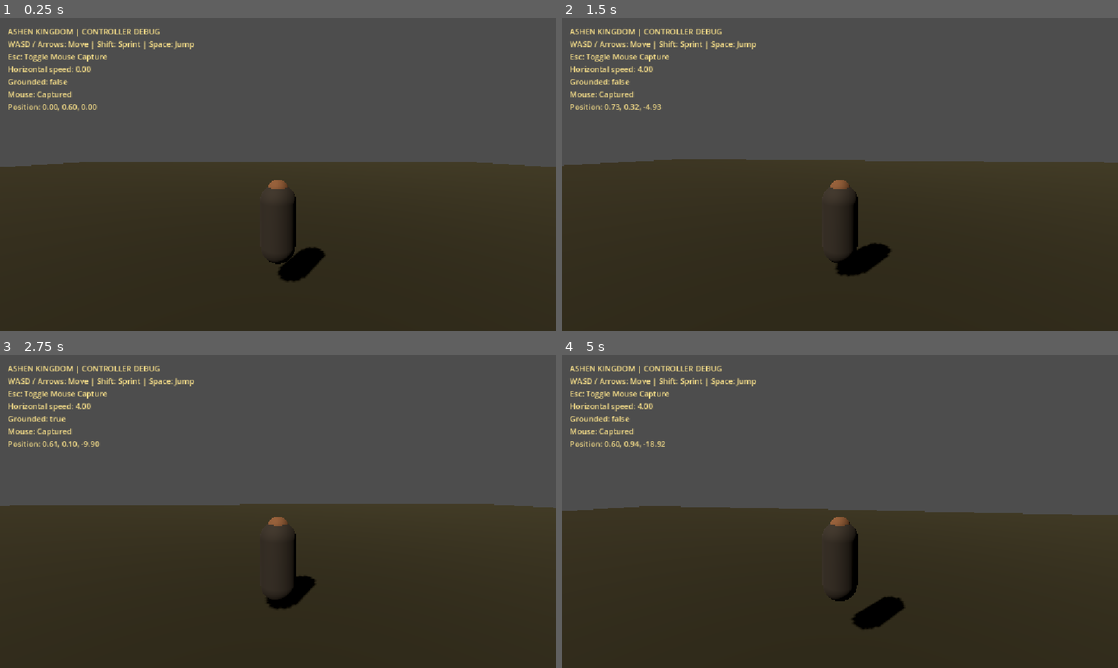
Above: before the commit, frames 1-4 (two rows, left to right).
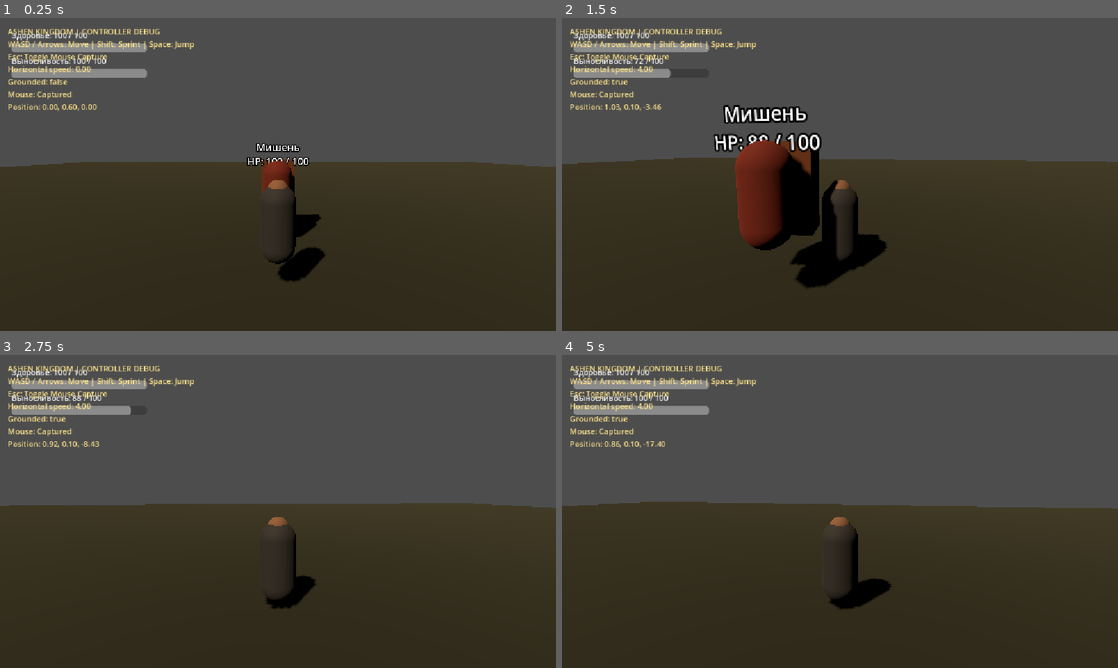
Above: after the commit, the same moments.

Repository: bobl5522/AshenKingdom
Game: Godot game, scene res://village.tscn
Same seed, same stepped clock (60 frames per second), same inputs: the game is played once before the commit and once after it.
Inputs (mouse positions are in pixels of both pictures, inside the frame that each line leads up to):
- Up to frame 1 (0.25 s): no input
- Up to frame 2 (1.5 s): tap Enter at 0.5 s; move the mouse to (867, 174) at 0.52 s; hold Shift (sprint) 0.53-1.28 s; hold W (move_forward) from 0.53 s (still down); click (867, 174) at 0.67 s; tap Space (jump) at 0.77, 1.07 s; tap E (interact, bound only after the commit) at 0.8, 1.35 s; move the mouse to (812, 174) at 1.27 s; click (812, 174) at 1.42 s
- Up to frame 3 (2.75 s): keep holding W (move_forward); tap Space (jump) at 1.52, 1.82 s; tap Q at 1.55, 2.1 s; move the mouse to (289, 505) at 2.02 s; click (289, 505) at 2.17 s; tap R at 2.3 s
- Up to frame 4 (5 s): keep holding W (move_forward); move the mouse to (834, 517) at 2.77 s; tap R at 2.85 s; click (834, 517) at 2.92 s; tap Space (jump) at 3.02, 3.05, 3.32, 4.52, 4.82 s; move the mouse to (878, 514) at 3.52 s; hold Space (jump) 3.53-4.28 s; click (878, 514) at 3.67 s; tap Shift (sprint) at 3.8, 4.35 s; move the mouse to (795, 508) at 4.27 s; click (795, 508) at 4.42 s; tap E (interact, bound only after the commit) at 4.55 s

The runs differ from the first frame. In frame 1, 2.6% of the frame differs, in the area x 2-58%, y 4-70%; in frame 2, 9.1%, in the area x 0-100%, y 4-87%; in frame 3, 1.6%; in frame 4, 4.4%.

Commit message:
Implement player stats, interactions and combat foundation

Diff:
--- /dev/null
+++ b/combat_controller.gd
@@ -0,0 +1,152 @@
+extends Node
+
+## Базовая система ближнего боя.
+## ЛКМ — быстрая атака, ПКМ — тяжёлая атака, Q — блок.
+
+@export var light_damage: float = 12.0
+@export var heavy_damage: float = 28.0
+@export var light_stamina_cost: float = 8.0
+@export var heavy_stamina_cost: float = 20.0
+@export var attack_range: float = 2.6
+@export var attack_radius: float = 1.0
+@export var attack_cooldown: float = 0.38
+
+var _player: CharacterBody3D
+var _stats: Node
+var _cooldown_remaining: float = 0.0
+var _blocking: bool = false
+
+
+func _ready() -> void:
+    _player = get_parent() as CharacterBody3D
+
+    if _player == null:
+        push_error("CombatController должен быть дочерним узлом CharacterBody3D.")
+        set_process_unhandled_input(false)
+        set_physics_process(false)
+        return
+
+    _stats = _player.get_node_or_null("PlayerStats")
+
+    if _stats == null:
+        push_warning("CombatController: узел PlayerStats пока не найден.")
+
+
+func _physics_process(delta: float) -> void:
+    _cooldown_remaining = maxf(0.0, _cooldown_remaining - delta)
+
+
+func _unhandled_input(event: InputEvent) -> void:
+    if _player == null:
+        return
+
+    if event is InputEventMouseButton:
+        var mouse_event := event as InputEventMouseButton
+
+        if not mouse_event.pressed:
+            return
+
+        if Input.mouse_mode != Input.MOUSE_MODE_CAPTURED:
+            return
+
+        match mouse_event.button_index:
+            MOUSE_BUTTON_LEFT:
+                _try_attack(false)
+                get_viewport().set_input_as_handled()
+            MOUSE_BUTTON_RIGHT:
+                _try_attack(true)
+                get_viewport().set_input_as_handled()
+
+    elif event is InputEventKey:
+        var key_event := event as InputEventKey
+
+        if key_event.keycode == KEY_Q:
+            _blocking = key_event.pressed and not key_event.echo
+            get_viewport().set_input_as_handled()
+
+
+func _try_attack(is_heavy: bool) -> void:
+    if _cooldown_remaining > 0.0:
+        return
+
+    if _stats != null and _stats.has_method("is_alive"):
+        if not bool(_stats.call("is_alive")):
+            return
+
+    var stamina_cost := heavy_stamina_cost if is_heavy else light_stamina_cost
+
+    if _stats != null and _stats.has_method("try_consume_stamina"):
+        var consumed: bool = bool(
+            _stats.call("try_consume_stamina", stamina_cost)
+        )
+
+        if not consumed:
+            print("[БОЙ] Недостаточно выносливости.")
+            return
+
+    _cooldown_remaining = attack_cooldown
+
+    var damage := heavy_damage if is_heavy else light_damage
+    var attack_name := "тяжёлая" if is_heavy else "быстрая"
+
+    print("[БОЙ] ", attack_name, " атака. Урон: ", damage)
+    _perform_hit(damage)
+
+
+func _perform_hit(damage: float) -> void:
+    var space_state := _player.get_world_3d().direct_space_state
+    var forward := -_player.global_transform.basis.z.normalized()
+    var hit_center := (
+        _player.global_position
+        + Vector3.UP
+        + forward * attack_range * 0.65
+    )
+
+    var sphere := SphereShape3D.new()
+    sphere.radius = attack_radius
+
+    var query := PhysicsShapeQueryParameters3D.new()
+    query.shape = sphere
+    query.transform = Transform3D(Basis.IDENTITY, hit_center)
+    query.collision_mask = 0xFFFFFFFF
+    query.exclude = [_player.get_rid()]
+    query.collide_with_bodies = true
+    query.collide_with_areas = true
+
+    var results := space_state.intersect_shape(query, 32)
+    var damaged_targets: Array[Node] = []
+
+    for result in results:
+        var collider: Object = result.get("collider")
+
+        if not collider is Node:
+            continue
+
+        var target := _find_enemy_root(collider as Node)
+
+        if target == null or damaged_targets.has(target):
+            continue
+
+        if target.has_method("apply_damage"):
+            damaged_targets.append(target)
+            target.call("apply_damage", damage)
+
+
+func _find_enemy_root(node: Node) -> Node:
+    var current: Node = node
+
+    while current != null and current != _player:
+        if current.is_in_group("enemies"):
+            return current
+        current = current.get_parent()
+
+    return null
+
+
+func is_blocking() -> bool:
+    return _blocking
+
+
+func get_incoming_damage_multiplier() -> float:
+    # Подготовка к подключению вражеских атак на следующем этапе.
+    return 0.35 if _blocking else 1.0
--- /dev/null
+++ b/combat_test_target.gd
@@ -0,0 +1,78 @@
+extends Node3D
+
+@export var max_health: float = 100.0
+
+var health: float = 100.0
+var _health_label: Label3D
+
+
+func _ready() -> void:
+    add_to_group("enemies")
+    add_to_group("combat_test_target")
+
+    health = max_health
+    _create_visuals()
+    _create_collision()
+    _update_label()
+
+    print("[БОЙ] Тренировочная мишень создана. Здоровье: ", health)
+
+
+func _create_visuals() -> void:
+    var mesh_instance := MeshInstance3D.new()
+    var capsule := CapsuleMesh.new()
+    capsule.radius = 0.45
+    capsule.height = 1.8
+    mesh_instance.mesh = capsule
+    mesh_instance.position = Vector3(0.0, 0.9, 0.0)
+
+    var material := StandardMaterial3D.new()
+    material.albedo_color = Color(0.45, 0.16, 0.12)
+    material.roughness = 0.9
+    capsule.material = material
+
+    add_child(mesh_instance)
+
+    _health_label = Label3D.new()
+    _health_label.position = Vector3(0.0, 2.0, 0.0)
+    _health_label.font_size = 32
+    _health_label.pixel_size = 0.01
+    add_child(_health_label)
+
+
+func _create_collision() -> void:
+    var body := StaticBody3D.new()
+    body.name = "TargetBody"
+    body.collision_layer = 1
+    body.collision_mask = 1
+    add_child(body)
+
+    var collision := CollisionShape3D.new()
+    var capsule_shape := CapsuleShape3D.new()
+    capsule_shape.radius = 0.45
+    capsule_shape.height = 1.8
+    collision.shape = capsule_shape
+    collision.position = Vector3(0.0, 0.9, 0.0)
+    body.add_child(collision)
+
+
+func apply_damage(amount: float) -> void:
+    if health <= 0.0:
+        return
+
+    health = maxf(0.0, health - amount)
+    _update_label()
+
+    print("[БОЙ] Мишень получила ", amount, " урона. Осталось HP: ", health)
+
+    if health <= 0.0:
+        print("[БОЙ] Мишень уничтожена.")
+        queue_free()
+
+
+func _update_label() -> void:
+    if _health_label != null:
+        _health_label.text = "Мишень\nHP: %d / %d" % [
+            int(health),
+            int(max_health)
+        ]
--- /dev/null
+++ b/interactable_object.gd
@@ -0,0 +1,24 @@
+extends StaticBody3D
+
+var activated: bool = false
+
+func get_interaction_prompt() -> String:
+    if activated:
+        return "Объект уже активирован"
+    return "Осмотреть древний артефакт"
+
+func interact(_actor: Node) -> void:
+    if activated:
+        print("[Interaction] Артефакт уже активирован.")
+        return
+
+    activated = true
+
+    var mesh := get_node_or_null("MeshInstance3D") as MeshInstance3D
+    if mesh != null:
+        var material := StandardMaterial3D.new()
+        material.albedo_color = Color(0.20, 0.80, 0.35)
+        material.roughness = 0.65
+        mesh.material_override = material
+
+    print("[Interaction] Древний артефакт активирован!")
--- /dev/null
+++ b/interaction_controller.gd
@@ -0,0 +1,125 @@
+extends Node3D
+
+@export_range(1.0, 10.0, 0.5) var interaction_distance: float = 4.0
+@export_flags_3d_physics var collision_mask: int = 1
+
+var actor: CharacterBody3D
+var prompt_label: Label
+var current_target: Object
+
+func _ready() -> void:
+    actor = get_parent() as CharacterBody3D
+    _ensure_interaction_input()
+    _create_prompt_ui()
+
+func _ensure_interaction_input() -> void:
+    if not InputMap.has_action("interact"):
+        InputMap.add_action("interact")
+
+    var has_e_key := false
+
+    for event in InputMap.action_get_events("interact"):
+        if event is InputEventKey:
+            if event.physical_keycode == KEY_E:
+                has_e_key = true
+                break
+
+    if not has_e_key:
+        var key_event := InputEventKey.new()
+        key_event.physical_keycode = KEY_E
+        InputMap.action_add_event("interact", key_event)
+
+func _create_prompt_ui() -> void:
+    var layer := CanvasLayer.new()
+    layer.name = "InteractionUI"
+    add_child(layer)
+
+    prompt_label = Label.new()
+    prompt_label.name = "InteractionPrompt"
+    prompt_label.horizontal_alignment = HORIZONTAL_ALIGNMENT_CENTER
+    prompt_label.vertical_alignment = VERTICAL_ALIGNMENT_CENTER
+    prompt_label.set_anchors_preset(Control.PRESET_CENTER_BOTTOM)
+    prompt_label.position = Vector2(-220.0, -115.0)
+    prompt_label.size = Vector2(440.0, 42.0)
+    prompt_label.add_theme_font_size_override("font_size", 18)
+    prompt_label.add_theme_color_override(
+        "font_color",
+        Color(0.95, 0.88, 0.68)
+    )
+    prompt_label.visible = false
+    layer.add_child(prompt_label)
+
+func _physics_process(_delta: float) -> void:
+    _update_target()
+
+func _update_target() -> void:
+    current_target = null
+
+    if actor == null or not is_instance_valid(actor):
+        _hide_prompt()
+        return
+
+    var camera := get_viewport().get_camera_3d()
+    if camera == null:
+        _hide_prompt()
+        return
+
+    var ray_origin: Vector3 = camera.global_position
+    var ray_direction: Vector3 = -camera.global_transform.basis.z
+    var ray_end: Vector3 = ray_origin + ray_direction * interaction_distance
+
+    var query := PhysicsRayQueryParameters3D.create(
+        ray_origin,
+        ray_end,
+        collision_mask
+    )
+    query.exclude = [actor.get_rid()]
+    query.collide_with_bodies = true
+    query.collide_with_areas = true
+
+    var hit := get_world_3d().direct_space_state.intersect_ray(query)
+
+    if hit.is_empty():
+        _hide_prompt()
+        return
+
+    var collider: Object = hit.get("collider")
+
+    if collider == null:
+        _hide_prompt()
+        return
+
+    if not collider.has_method("get_interaction_prompt"):
+        _hide_prompt()
+        return
+
+    if not collider.has_method("interact"):
+        _hide_prompt()
+        return
+
+    current_target = collider
+    prompt_label.text = "[E] " + str(
+        collider.call("get_interaction_prompt")
+    )
+    prompt_label.visible = true
+
+func _unhandled_input(event: InputEvent) -> void:
+    if not event.is_action_pressed("interact"):
+        return
+
+    if event.is_echo():
+        return
+
+    if current_target == null or not is_instance_valid(current_target):
+        return
+
+    if not current_target.has_method("interact"):
+        return
+
+    current_target.call("interact", actor)
+
+func _hide_prompt() -> void:
+    current_target = null
+
+    if is_instance_valid(prompt_label):
+        prompt_label.visible = false
--- a/player.gd
+++ b/player.gd
@@ -1,12 +1,22 @@
 extends CharacterBody3D
 
 const PLAYER_CAMERA_SCRIPT = preload("res://player_camera.gd")
-
 const PLAYER_DEBUG_UI_SCRIPT = preload("res://player_debug_ui.gd")
+const PLAYER_INTERACTION_SCRIPT = preload("res://interaction_controller.gd")
 
 @export var movement_config: PlayerConfig = preload("res://player_config.tres")
+
+@export_group("Jump")
+@export_range(0.0, 0.3, 0.01) var jump_buffer_duration: float = 0.12
+@export_range(0.0, 0.3, 0.01) var coyote_time_duration: float = 0.10
+@export_range(0.1, 1.0, 0.05) var jump_release_multiplier: float = 0.45
+
+@export_group("Air Control")
+@export_range(0.0, 1.0, 0.05) var air_control_multiplier: float = 0.45
+
 var debug_ui: CanvasLayer
-var jump_requested: bool = false
+var jump_buffer_remaining: float = 0.0
+var coyote_time_remaining: float = 0.0
 
 
 func _ready() -> void:
@@ -15,6 +25,11 @@
     _create_visuals()
     _create_camera_controller()
     _create_debug_ui()
+    _create_player_stats()
+    _create_interaction_controller()
+    _create_interaction_test_object()
+    _create_combat_controller()
+    _create_combat_test_target()
     Input.mouse_mode = Input.MOUSE_MODE_CAPTURED
 
 
@@ -75,9 +90,85 @@
     add_child(debug_ui)
 
 
+func _create_interaction_controller() -> void:
+    var interaction_controller := Node3D.new()
+    interaction_controller.name = "InteractionController"
+    interaction_controller.set_script(PLAYER_INTERACTION_SCRIPT)
+    add_child(interaction_controller)
+
+func _create_interaction_test_object() -> void:
+    var world := get_tree().current_scene
+
+    if world == null:
+        push_warning("Interaction test object: current_scene РѕС‚СЃСѓС‚СЃС‚РІСѓРµС‚.")
+        return
+
+    if world.get_node_or_null("InteractionTestObject") != null:
+        return
+
+    var target := StaticBody3D.new()
+    target.name = "InteractionTestObject"
+    target.set_script(preload("res://interactable_object.gd"))
+    target.collision_layer = 1
+    target.collision_mask = 1
+    target.add_to_group("interactable")
+
+    var collision := CollisionShape3D.new()
+    collision.name = "CollisionShape3D"
+
+    var box_shape := BoxShape3D.new()
+    box_shape.size = Vector3(1.2, 1.8, 0.6)
+    collision.shape = box_shape
+    collision.position.y = 0.9
+    target.add_child(collision)
+
+    var mesh := MeshInstance3D.new()
+    mesh.name = "MeshInstance3D"
+
+    var box_mesh := BoxMesh.new()
+    box_mesh.size = Vector3(1.2, 1.8, 0.6)
+    mesh.mesh = box_mesh
+
+    var material := StandardMaterial3D.new()
+    material.albedo_color = Color(0.45, 0.25, 0.12)
+    material.roughness = 0.75
+    mesh.material_override = material
+    mesh.position.y = 0.9
+    target.add_child(mesh)
+
+    var target_position: Vector3 = (
+        global_position - global_transform.basis.z * 3.0
+    )
+
+    # Р”РѕР±Р°РІР»СЏРµРј РѕР±СЉРµРєС‚ РїРѕСЃР»Рµ Р·Р°РІРµСЂС€РµРЅРёСЏ РЅР°СЃС‚СЂРѕР№РєРё РґРµСЂРµРІР° СЃС†РµРЅС‹.
+    call_deferred(
+        "_attach_interaction_test_object",
+        world,
+        target,
+        target_position
+    )
+
+
+func _attach_interaction_test_object(
+    world: Node,
+    target: StaticBody3D,
+    target_position: Vector3
+) -> void:
+    if not is_instance_valid(world) or not is_instance_valid(target):
+        return
+
+    if target.is_inside_tree():
+        return
+
+    world.add_child(target)
+    target.global_position = target_position
 func _unhandled_input(event: InputEvent) -> void:
     if event.is_action_pressed("jump", false):
-        jump_requested = true
+        jump_buffer_remaining = jump_buffer_duration
+
+    if event.is_action_released("jump"):
+        if velocity.y > 0.0:
+            velocity.y *= jump_release_multiplier
 
     if event.is_action_pressed("toggle_mouse_capture", false):
         if Input.mouse_mode == Input.MOUSE_MODE_CAPTURED:
@@ -87,13 +178,31 @@
 
 
 func _physics_process(delta: float) -> void:
+    _update_jump_timers(delta)
     _apply_gravity(delta)
-    _handle_jump()
+    _handle_jump(delta)
     _handle_horizontal_movement(delta)
+
     move_and_slide()
 
     if is_instance_valid(debug_ui):
         debug_ui.update_debug(self)
+
+
+func _update_jump_timers(delta: float) -> void:
+    if is_on_floor():
+        coyote_time_remaining = coyote_time_duration
+    else:
+        coyote_time_remaining = maxf(
+            coyote_time_remaining - delta,
+            0.0
+        )
+
+    if jump_buffer_remaining > 0.0:
+        jump_buffer_remaining = maxf(
+            jump_buffer_remaining - delta,
+            0.0
+        )
 
 
 func _apply_gravity(delta: float) -> void:
@@ -103,11 +212,17 @@
         velocity.y = 0.0
 
 
-func _handle_jump() -> void:
-    if jump_requested and is_on_floor():
-        velocity.y = movement_config.jump_velocity
-
-    jump_requested = false
+func _handle_jump(_delta: float) -> void:
+    if jump_buffer_remaining <= 0.0:
+        return
+
+    var can_jump := is_on_floor() or coyote_time_remaining > 0.0
+    if not can_jump:
+        return
+
+    velocity.y = movement_config.jump_velocity
+    jump_buffer_remaining = 0.0
+    coyote_time_remaining = 0.0
 
 
 func _handle_horizontal_movement(delta: float) -> void:
@@ -117,8 +232,18 @@
         "move_forward",
         "move_backward"
     )
+
     var sprinting := Input.is_action_pressed("sprint")
-
+    var stats := get_node_or_null("PlayerStats")
+    if stats != null and not stats.is_alive():
+        velocity.x = 0.0
+        velocity.z = 0.0
+        stats.set_sprinting(false)
+        return
+    if sprinting and stats != null:
+        sprinting = stats.try_consume_stamina(22.0 * delta)
+    if stats != null:
+        stats.set_sprinting(sprinting)
     var move_direction := (
         transform.basis * Vector3(input_vector.x, 0.0, input_vector.y)
     ).normalized()
@@ -128,14 +253,81 @@
         if sprinting
         else movement_config.walk_speed
     )
+
+    var has_input := input_vector.length_squared() > 0.0
     var acceleration_rate: float = (
         movement_config.acceleration
-        if input_vector.length_squared() > 0.0
+        if has_input
         else movement_config.deceleration
     )
+
+    if not is_on_floor():
+        acceleration_rate *= air_control_multiplier
 
     var target_x := move_direction.x * target_speed
     var target_z := move_direction.z * target_speed
 
-    velocity.x = move_toward(velocity.x, target_x, acceleration_rate * delta)
-    velocity.z = move_toward(velocity.z, target_z, acceleration_rate * delta)
+    velocity.x = move_toward(
+        velocity.x,
+        target_x,
+        acceleration_rate * delta
+    )
+    velocity.z = move_toward(
+        velocity.z,
+        target_z,
+        acceleration_rate * delta
+    )
+
+
+func _create_player_stats() -> void:
+    if get_node_or_null("PlayerStats") != null:
+        return
+
+    var stats := Node.new()
+    stats.name = "PlayerStats"
+    stats.set_script(preload("res://player_stats.gd"))
+    add_child(stats)
+
+
+# ------------------------------------------------------------------
+# Combat system bootstrap
+# ------------------------------------------------------------------
+
+func _create_combat_controller() -> void:
+    if get_node_or_null("CombatController") != null:
+        return
+
+    var controller := Node.new()
+    controller.name = "CombatController"
+    controller.set_script(preload("res://combat_controller.gd"))
+    add_child(controller)
+
+
+func _create_combat_test_target() -> void:
+    if get_tree().get_first_node_in_group("combat_test_target") != null:
+        return
+
+    call_deferred("_spawn_combat_test_target")
+
+
+func _spawn_combat_test_target() -> void:
+    if not is_inside_tree():
+        return
+
+    if get_tree().get_first_node_in_group("combat_test_target") != null:
+        return
+
+    var scene_root: Node = get_tree().current_scene
+    if scene_root == null:
+        push_warning("Combat test target: scene root not found.")
+        return
+
+    var target := Node3D.new()
+    target.name = "CombatTestTarget"
+    target.set_script(preload("res://combat_test_target.gd"))
+
+    var forward := -global_transform.basis.z.normalized()
+    var spawn_global := global_position + forward * 2.2
+    target.position = scene_root.to_local(spawn_global)
+
+    scene_root.call_deferred("add_child", target)
--- /dev/null
+++ b/player_stats.gd
@@ -0,0 +1,183 @@
+extends Node
+
+signal health_changed(current: float, maximum: float)
+signal stamina_changed(current: float, maximum: float)
+signal died
+signal revived
+
+@export_range(1.0, 1000.0, 1.0) var max_health: float = 100.0
+@export_range(1.0, 1000.0, 1.0) var max_stamina: float = 100.0
+@export_range(1.0, 200.0, 1.0) var stamina_regen_per_second: float = 20.0
+
+var health: float
+var stamina: float
+var dead: bool = false
+var sprinting: bool = false
+
+var health_label: Label
+var stamina_label: Label
+var health_bar: ProgressBar
+var stamina_bar: ProgressBar
+var status_label: Label
+
+
+func _ready() -> void:
+    health = max_health
+    stamina = max_stamina
+    _create_hud()
+    _refresh_hud()
+    health_changed.emit(health, max_health)
+    stamina_changed.emit(stamina, max_stamina)
+
+
+func _process(delta: float) -> void:
+    if dead:
+        return
+
+    if not sprinting and stamina < max_stamina:
+        stamina = minf(
+            max_stamina,
+            stamina + stamina_regen_per_second * delta
+        )
+        stamina_changed.emit(stamina, max_stamina)
+        _refresh_hud()
+
+
+func is_alive() -> bool:
+    return not dead
+
+
+func set_sprinting(value: bool) -> void:
+    sprinting = value and not dead
+
+
+func try_consume_stamina(amount: float) -> bool:
+    if dead or amount <= 0.0:
+        sprinting = false
+        return false
+
+    if stamina < amount:
+        sprinting = false
+        return false
+
+    stamina = maxf(0.0, stamina - amount)
+    sprinting = true
+    stamina_changed.emit(stamina, max_stamina)
+    _refresh_hud()
+    return true
+
+
+func apply_damage(amount: float) -> void:
+    if dead or amount <= 0.0:
+        return
+
+    health = maxf(0.0, health - amount)
+    health_changed.emit(health, max_health)
+    _refresh_hud()
+
+    if health <= 0.0:
+        dead = true
+        sprinting = false
+        status_label.text = "ВЫ ПОГИБЛИ — нажмите R для возрождения"
+        died.emit()
+
+
+func heal(amount: float) -> void:
+    if dead or amount <= 0.0:
+        return
+
+    health = minf(max_health, health + amount)
+    health_changed.emit(health, max_health)
+    _refresh_hud()
+
+
+func revive() -> void:
+    if not dead:
+        return
+
+    dead = false
+    health = max_health
+    stamina = max_stamina
+    sprinting = false
+
+    health_changed.emit(health, max_health)
+    stamina_changed.emit(stamina, max_stamina)
+    _refresh_hud()
+    revived.emit()
+
+
+func _unhandled_input(event: InputEvent) -> void:
+    if event.is_action_pressed("ui_cancel"):
+        return
+
+    if event is InputEventKey:
+        if event.pressed and not event.echo:
+            if event.keycode == KEY_R and dead:
+                revive()
+
+
+func _create_hud() -> void:
+    var layer := CanvasLayer.new()
+    layer.name = "PlayerStatsHUD"
+    add_child(layer)
+
+    var panel := VBoxContainer.new()
+    panel.name = "StatsPanel"
+    panel.position = Vector2(24.0, 24.0)
+    panel.custom_minimum_size = Vector2(280.0, 0.0)
+    panel.add_theme_constant_override("separation", 6)
+    layer.add_child(panel)
+
+    health_label = Label.new()
+    health_label.name = "HealthLabel"
+    health_label.text = "Здоровье"
+    panel.add_child(health_label)
+
+    health_bar = ProgressBar.new()
+    health_bar.name = "HealthBar"
+    health_bar.custom_minimum_size = Vector2(280.0, 18.0)
+    health_bar.show_percentage = false
+    panel.add_child(health_bar)
+
+    stamina_label = Label.new()
+    stamina_label.name = "StaminaLabel"
+    stamina_label.text = "Выносливость"
+    panel.add_child(stamina_label)
+
+    stamina_bar = ProgressBar.new()
+    stamina_bar.name = "StaminaBar"
+    stamina_bar.custom_minimum_size = Vector2(280.0, 18.0)
+    stamina_bar.show_percentage = false
+    panel.add_child(stamina_bar)
+
+    status_label = Label.new()
+    status_label.name = "StatusLabel"
+    status_label.text = ""
+    status_label.add_theme_color_override(
+        "font_color",
+        Color(1.0, 0.35, 0.25)
+    )
+    status_label.add_theme_font_size_override("font_size", 18)
+    panel.add_child(status_label)
+
+
+func _refresh_hud() -> void:
+    if not is_instance_valid(health_bar):
+        return
+
+    health_bar.max_value = max_health
+    health_bar.value = health
+    health_label.text = "Здоровье: %d / %d" % [
+        roundi(health),
+        roundi(max_health)
+    ]
+
+    stamina_bar.max_value = max_stamina
+    stamina_bar.value = stamina
+    stamina_label.text = "Выносливость: %d / %d" % [
+        roundi(stamina),
+        roundi(max_stamina)
+    ]
+
+    if not dead:
+        status_label.text = ""
--- a/project.godot
+++ b/project.godot
@@ -1,3 +1,11 @@
+; Engine configuration file.
+; It's best edited using the editor UI and not directly,
+; since the parameters that go here are not all obvious.
+;
+; Format:
+;   [section] ; section goes between []
+;   param=value ; assign values to parameters
+
 config_version=5
 
 [application]
@@ -11,15 +19,6 @@
 
 window/stretch/mode="canvas_items"
 window/stretch/aspect="expand"
-
-[physics]
-
-3d/physics_engine="Jolt Physics"
-
-[rendering]
-
-renderer/rendering_method="gl_compatibility"
-renderer/rendering_method.mobile="gl_compatibility"
 
 [input]
 
@@ -62,3 +61,12 @@
 "events": Array[InputEvent]([Object(InputEventKey,"resource_local_to_scene":false,"resource_name":"","device":16,"windo …(213 unchanged characters)…
 ])
 }
+
+[physics]
+
+3d/physics_engine="Jolt Physics"
+
+[rendering]
+
+renderer/rendering_method="gl_compatibility"
+renderer/rendering_method.mobile="gl_compatibility"
Not shown, added: combat_controller.gd.uid
Not shown, added: combat_test_target.gd.uid
Not shown, added: interactable_object.gd.uid
Not shown, added: interaction_controller.gd.uid
Not shown, added: player_stats.gd.uid
Not shown, added: ARCHITECTURE.md
Not shown, added: ROADMAP.md
